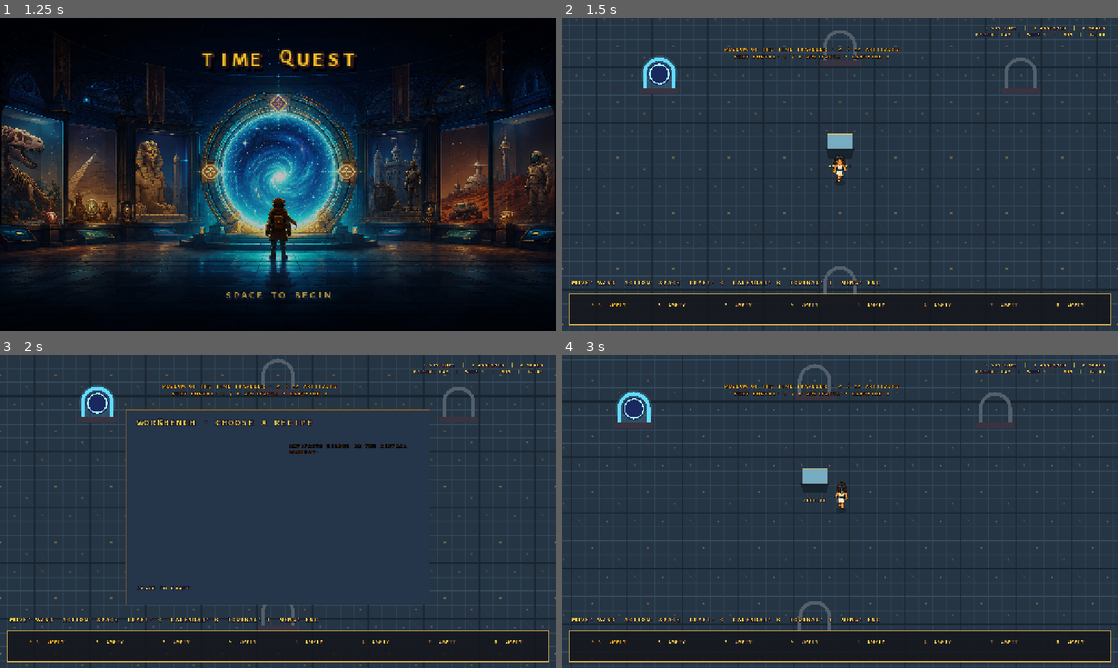
Above: before the commit, frames 1-4 (two rows, left to right).
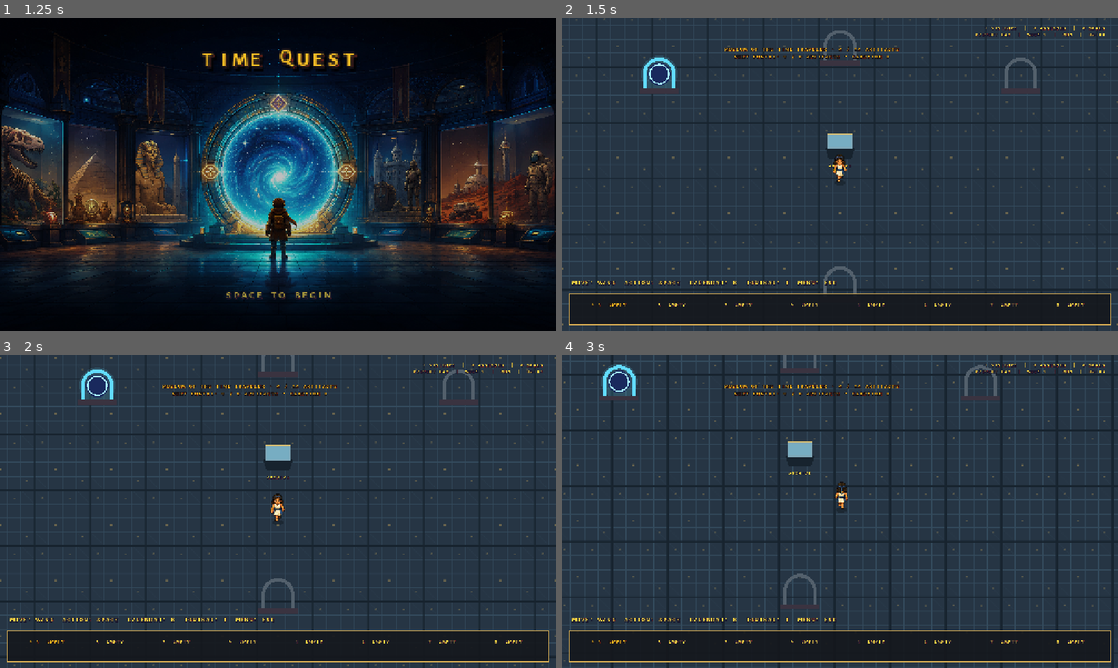
Above: after the commit, the same moments.

Repository: danisanchezcrespo/stardew
Game: Godot game, scene res://main.tscn
Two runs of this game, one before a commit and one after it. Both use one fixed random seed, a clock stepped at 60 frames per second and the inputs below.
Inputs (mouse positions are in pixels of both pictures, inside the frame that each line leads up to):
- Up to frame 1 (1.25 s): tap Enter at 0.5 s; move the mouse to (400, 158) at 0.52 s; hold D (move_right) from 0.53 s (still down); hold C (open_crafting) from 0.53 s (still down); click (400, 158) at 0.67 s
- Up to frame 2 (1.5 s): tap Space (craft_confirm) at 1.25, 1.35 s; move the mouse to (728, 190) at 1.27 s; release D (move_right) at 1.28 s; release C (open_crafting) at 1.28 s; hold S (menu_down) from 1.28 s (still down)
- Up to frame 3 (2 s): keep holding S (menu_down); tap C (open_crafting) at 1.55 s
- Up to frame 4 (3 s): move the mouse to (895, 442) at 2.02 s; release S (menu_down) at 2.03 s; hold D (move_right) 2.03-2.78 s; hold Tab (next_villager) 2.03-2.78 s; tap C (open_crafting) at 2.3 s; move the mouse to (812, 574) at 2.77 s; hold W (menu_up) from 2.78 s (still down); tap B (open_calendar) at 2.85 s; click (812, 574) at 2.92 s

Frame 1 is identical in both runs. In frame 2, 0.2% of the frame differs, in the area x 23-58%, y 83-86%; in frame 3, 7.6%; in frame 4, 16%, in the area x 0-100%, y 0-100%.

Commit message:
Make the traveller house the crafting hub

Diff:
--- a/godot/gameplay/main_game.gd
+++ b/godot/gameplay/main_game.gd
@@ -78,6 +78,7 @@
 var crafting_open := false
 var selected_recipe_index := 0
 var crafting_panel: Control
+var crafting_title_label: Label
 var crafting_list_label: Label
 var crafting_detail_label: RichTextLabel
 var crafting_recipe_buttons: Array[Button] = []
@@ -173,6 +174,7 @@
 var construction_delivery_icons: Array[TextureRect] = []
 var building_upgrade_button: Button
 var building_context_button: Button
+var building_workshop_button: Button
 var building_resident_icons: Array[TextureRect] = []
 var storage_upgrade_button: Button
 var upgrade_requirement_dialog: AcceptDialog
@@ -501,8 +503,6 @@
 			return
 		if event.is_action_pressed("cancel"):
 			close_building_details()
-		elif event.is_action_pressed("use_selected"):
-			building_details_context_action()
 		return
 	if scenario_select_open:
 		if event.is_action_pressed("quick_slot_1"):
@@ -515,7 +515,7 @@
 			select_scenario("res://scenarios/physical/mars_colony.json")
 		return
 	if machine_open:
-		if event.is_action_pressed("cancel") or event.is_action_pressed("open_crafting"):
+		if event.is_action_pressed("cancel"):
 			close_machine()
 		return
 	if event.is_action_pressed("save_game"):
@@ -531,7 +531,7 @@
 			get_tree().reload_current_scene()
 		return
 	if storage_open:
-		if event.is_action_pressed("cancel") or event.is_action_pressed("open_crafting"):
+		if event.is_action_pressed("cancel"):
 			close_storage()
 		elif event.is_action_pressed("move_left"):
 			set_storage_focus(0)
@@ -552,9 +552,7 @@
 		elif event.is_action_pressed("use_selected"):
 			confirm_placement()
 		return
-	if event.is_action_pressed("open_crafting"):
-		set_crafting_open(not crafting_open)
-	elif crafting_open and event.is_action_pressed("cancel"):
+	if crafting_open and event.is_action_pressed("cancel"):
 		set_crafting_open(false)
 	elif crafting_open and event.is_action_pressed("menu_up"):
 		select_recipe(-1)
@@ -839,7 +837,7 @@
 	help_label = Label.new()
 	help_label.set_anchors_preset(Control.PRESET_BOTTOM_LEFT)
 	help_label.position = Vector2(22, -118)
-	help_label.text = "Move: WASD  Action: Space  Craft: C  Calendar: B  Journal: J  Menu: Esc"
+	help_label.text = "Move: WASD  Action: Space  Calendar: B  Journal: J  Menu: Esc"
 	help_label.add_theme_color_override("font_color", Color.WHITE)
 	help_label.add_theme_font_size_override("font_size", 16)
 	layer.add_child(help_label)
@@ -876,7 +874,6 @@
 		layer.add_child(button)
 	var actions: Array[Dictionary] = [
 		{"label": "ACTION", "action": "use_selected", "position": Vector2(1085, 548)},
-		{"label": "CRAFT", "action": "open_crafting", "position": Vector2(950, 590)},
 		{"label": "MENU", "action": "cancel", "position": Vector2(1090, 485)}
 	]
 	for row: Dictionary in actions:
@@ -2038,6 +2035,9 @@
 	# Fire on mouse/touch down. This shared contextual action can close its own
 	# panel (sleep/research), so waiting for release is fragile on scaled UI.
 	building_context_button.button_down.connect(building_details_context_action); building_details_panel.add_child(building_context_button)
+	building_workshop_button = Button.new()
+	building_workshop_button.position = Vector2(24, 340); building_workshop_button.size = Vector2(372, 34); building_workshop_button.text = "OPEN WORKSHOP"; building_workshop_button.visible = false
+	building_workshop_button.button_down.connect(_open_traveller_workshop); building_details_panel.add_child(building_workshop_button)
 
 
 func _hide_subject_panels() -> void:
@@ -2115,6 +2115,11 @@
 	_update_building_details()
 
 
+func _open_traveller_workshop() -> void:
+	close_building_details()
+	set_crafting_open(true)
+
+
 func _construction_deliverable(site: Variant) -> Array[Dictionary]:
 	var result: Array[Dictionary] = []
 	for item_id: String in site.requirements:
@@ -2134,6 +2139,7 @@
 	var site: Variant = construction_by_entity_id.get(building_details_id)
 	building_upgrade_button.visible = site == null or site.complete
 	building_context_button.visible = false
+	building_workshop_button.visible = false
 	building_upgrade_button.disabled = building_level >= 3
 	_set_upgrade_button_content(building_upgrade_button, building_details_id)
 	if site != null and not site.complete:
@@ -2179,8 +2185,9 @@
 		return
 	if definition.entity_id == "TRAVELER_HOME":
 		building_upgrade_button.visible = false
+		building_workshop_button.visible = true
 		building_context_button.visible = true; building_context_button.text = "SLEEP UNTIL 07:00"
-		building_details_body.text = "YOUR COTTAGE\n\nRest here when you are ready to end the day. Everyone wakes together at 07:00.\n\nComfort level: %d\nStyle: %s" % [living_timeline.home_level, living_timeline.home_style]
+		building_details_body.text = "TRAVELLER'S HOUSE\n\nYour private workshop and safe place between journeys.\n\nComfort level: %d\nStyle: %s" % [living_timeline.home_level, living_timeline.home_style]
 		building_details_controls.text = ""
 		return
 	if _is_research_building(str(definition.entity_id)):
@@ -2567,12 +2574,12 @@
 	crafting_panel.clip_contents = true
 	crafting_panel.visible = false
 	layer.add_child(crafting_panel)
-	var title := Label.new()
-	title.position = Vector2(24, 20)
-	title.text = "WORKBENCH - CHOOSE A RECIPE"
-	title.add_theme_font_size_override("font_size", 24)
-	title.add_theme_color_override("font_color", Color("#3b281b"))
-	crafting_panel.add_child(title)
+	crafting_title_label = Label.new()
+	crafting_title_label.position = Vector2(24, 20)
+	crafting_title_label.text = "TRAVELLER'S WORKSHOP"
+	crafting_title_label.add_theme_font_size_override("font_size", 24)
+	crafting_title_label.add_theme_color_override("font_color", Color("#3b281b"))
+	crafting_panel.add_child(crafting_title_label)
 	crafting_list_label = Label.new()
 	crafting_list_label.position = Vector2(24, 78)
 	crafting_list_label.size = Vector2(300, 300)
--- a/godot/items/item_icon_atlas.gd
+++ b/godot/items/item_icon_atlas.gd
@@ -8,6 +8,7 @@
 const MARS_TEXTURE = preload("res://assets/generated/mars/mars_items.png")
 const PREHISTORY_TEXTURE = preload("res://assets/generated/prehistory/prehistory_content.png")
 const MEDIEVAL_TEXTURE = preload("res://assets/generated/medieval/medieval_content.png")
+const TRAVELLER_HOME_TEXTURE = preload("res://assets/generated/medieval/traveler_home.png")
 const MEDIEVAL_RESOURCE_TEXTURE = preload("res://assets/generated/medieval/medieval_resources.png")
 const LANTERN_TEXTURE = preload("res://assets/generated/medieval/village_lantern.svg")
 const BENCH_TEXTURE = preload("res://assets/generated/medieval/village_bench.svg")
@@ -55,6 +56,7 @@
 const DECORATION_CELLS := {"stone_lion":Vector2i(0,0),"scholar_statue":Vector2i(1,0),"knight_statue":Vector2i(2,0),"ang …(390 unchanged characters)…
 
 static func texture(item_id: String) -> Texture2D:
+	if item_id == "traveler_cottage_plan": return TRAVELLER_HOME_TEXTURE
 	if item_id == "village_lantern": return LANTERN_TEXTURE
 	if item_id == "village_bench": return BENCH_TEXTURE
 	if item_id == "flower_bed": return FLOWERS_TEXTURE
@@ -72,6 +74,7 @@
 
 static func region(item_id: String) -> Rect2:
 	var atlas := texture(item_id)
+	if item_id == "traveler_cottage_plan": return Rect2(Vector2.ZERO, atlas.get_size())
 	if item_id in ["village_lantern", "village_bench", "flower_bed", "wild_herbs", "ruin_fragment"]: return Rect2(Vector2.ZERO, atlas.get_size())
 	if item_id == "oak_wood" or item_id == "field_stone":
 		return Rect2(0 if item_id == "oak_wood" else 128, 0, 128, 128)
--- a/godot/scenarios/medieval/items.json
+++ b/godot/scenarios/medieval/items.json
@@ -5,7 +5,7 @@
  {"id":"coin","label":"Silver coin","color":"#d5d7ce","max_stack":99},{"id":"loaf","label":"Bread loaf","color":"#c9833c","max_stack":30},
  {"id":"granary_plan","label":"Granary","color":"#d7b276","max_stack":5,"placeable_entity_id":"GRANARY"},
  {"id":"cottage_plan","label":"Cottage","color":"#d7b276","max_stack":5,"placeable_entity_id":"COTTAGE"},
- {"id":"traveler_cottage_plan","label":"Traveler's Cottage","color":"#e6c47f","max_stack":1,"placeable_entity_id":"TRAVELER_HOME"},
+ {"id":"traveler_cottage_plan","label":"Traveller's House","color":"#e6c47f","max_stack":1,"placeable_entity_id":"TRAVELER_HOME"},
  {"id":"windmill_plan","label":"Windmill","color":"#d7b276","max_stack":5,"placeable_entity_id":"WINDMILL"},
  {"id":"forge_plan","label":"Forge","color":"#d7b276","max_stack":5,"placeable_entity_id":"FORGE"},
  {"id":"market_plan","label":"Market","color":"#d7b276","max_stack":5,"placeable_entity_id":"MARKET"},
--- a/godot/scenarios/medieval/placeables.json
+++ b/godot/scenarios/medieval/placeables.json
@@ -1,7 +1,7 @@
 {"entities":[
  {"id":"GRANARY","label":"Granary","construction_cost":{"oak_wood":4,"field_stone":2},"construction_work_seconds":4.0," …(286 unchanged characters)…
  {"id":"COTTAGE","label":"Timber Cottage","construction_cost":{"oak_wood":8,"field_stone":4},"construction_work_seconds …(333 unchanged characters)…
- {"id":"TRAVELER_HOME","label":"Traveler's Cottage","construction_cost":{"oak_wood":6,"field_stone":3},"construction_work_seconds":4.0,"visual":{"texture":"res://assets/generated/medieval/medieval_content.png","columns":4,"rows":4,"column":1,"row":0,"size":[168,140]},"spatial":{"footprint":[[0,0],[1,0],[2,0],[3,0],[0,1],[1,1],[2,1],[3,1],[0,2],[1,2],[2,2],[3,2]],"rotations":[0,1,2,3],"allowed_terrain":["sand"],"ports":{"use":[1,3]}}},
+ {"id":"TRAVELER_HOME","label":"Traveller's House","construction_cost":{"oak_wood":6,"field_stone":3},"construction_work_seconds":4.0,"visual":{"texture":"res://assets/generated/medieval/traveler_home.png","size":[220,190]},"spatial":{"footprint":[[0,0],[1,0],[2,0],[3,0],[4,0],[0,1],[1,1],[2,1],[3,1],[4,1],[0,2],[1,2],[2,2],[3,2],[4,2],[0,3],[1,3],[2,3],[3,3],[4,3]],"rotations":[0,1,2,3],"allowed_terrain":["sand"],"ports":{"use":[2,4]}}},
  {"id":"UNIVERSITY","label":"University","construction_cost":{"oak_wood":12,"field_stone":16},"construction_work_second …(336 unchanged characters)…
  {"id":"WINDMILL","label":"Windmill","construction_cost":{"oak_wood":10,"field_stone":6},"construction_work_seconds":6. …(483 unchanged characters)…
  {"id":"FORGE","label":"Blacksmith Forge","construction_cost":{"oak_wood":6,"field_stone":10},"construction_work_second …(499 unchanged characters)…
--- a/godot/scenarios/medieval/recipes.json
+++ b/godot/scenarios/medieval/recipes.json
@@ -1,7 +1,7 @@
 {"recipes":[
  {"id":"granary_plan","label":"Granary","inputs":{"oak_wood":5,"field_stone":3},"outputs":{"granary_plan":1}},
  {"id":"cottage_plan","label":"Cottage","inputs":{"oak_wood":10,"field_stone":6},"outputs":{"cottage_plan":1}},
- {"id":"traveler_cottage_plan","label":"Traveler's Cottage","inputs":{"oak_wood":8,"field_stone":4},"outputs":{"traveler_cottage_plan":1}},
+ {"id":"traveler_cottage_plan","label":"Traveller's House","inputs":{"oak_wood":8,"field_stone":4},"outputs":{"traveler_cottage_plan":1}},
  {"id":"university_plan","label":"University","inputs":{"oak_wood":12,"field_stone":16},"outputs":{"university_plan":1}},
  {"id":"coarse_flatbread","label":"Coarse Flatbread","inputs":{"wheat":3},"outputs":{"loaf":1}},
  {"id":"windmill_plan","label":"Windmill","inputs":{"oak_wood":12,"field_stone":8},"outputs":{"windmill_plan":1},"unlock_after":"build_cottage"},
--- a/godot/tests/test_diegetic_ux.gd
+++ b/godot/tests/test_diegetic_ux.gd
@@ -28,6 +28,11 @@
 	var home_id := _place_and_complete(game, "traveler_cottage_plan", Vector2i(10, 12))
 	game.day_time_seconds = game.DAY_LENGTH_SECONDS * 0.6
 	_expect(game.open_building_details(home_id) and game.building_context_button.text.contains("SLEEP"), "The Traveler's home must expose a Sleep button.", failures)
+	_expect(game.building_workshop_button.visible and game.building_workshop_button.text.contains("WORKSHOP"), "The Traveler's home must expose its Workshop as a second explicit action.", failures)
+	game.building_workshop_button.button_down.emit()
+	_expect(game.crafting_open and game.crafting_title_label.text.contains("TRAVELLER'S WORKSHOP"), "Crafting must open from the workshop inside the Traveler's home.", failures)
+	game.set_crafting_open(false)
+	game.open_building_details(home_id)
 	var active_button_style := game.building_context_button.get_theme_stylebox("normal") as StyleBoxFlat
 	_expect(active_button_style != null and active_button_style.bg_color.get_luminance() > 0.55, "Active panel buttons must use the clearly light visual style.", failures)
 	var wake_position: Vector2 = game.placed_targets[home_id].interaction_position()
Binary file added: godot/assets/generated/medieval/traveler_home.png
Not shown, added: godot/assets/generated/medieval/traveler_home.png.import
